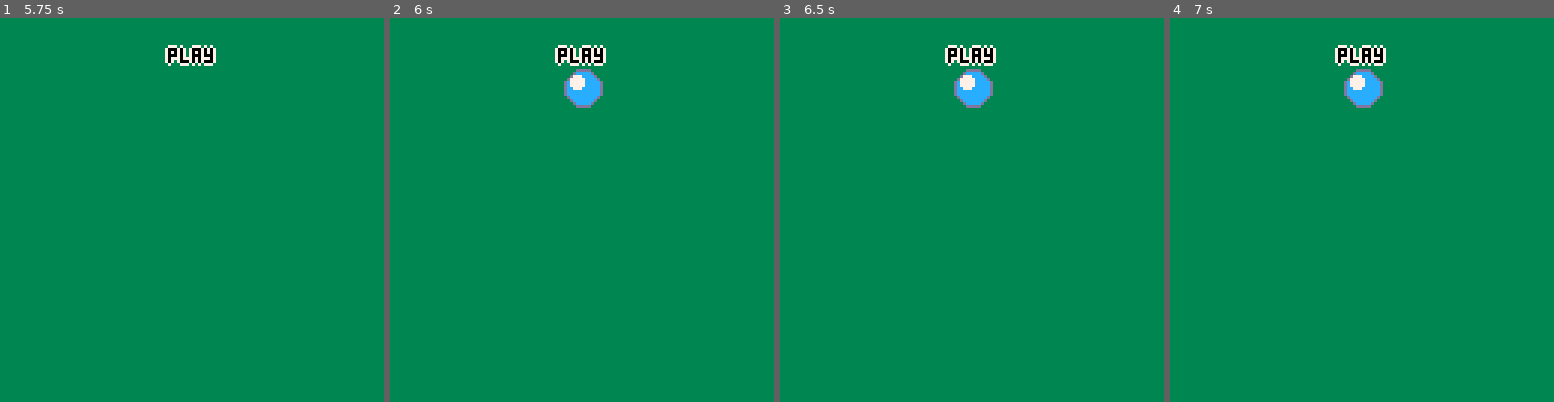
Above: before the commit, frames 1-4 (left to right).
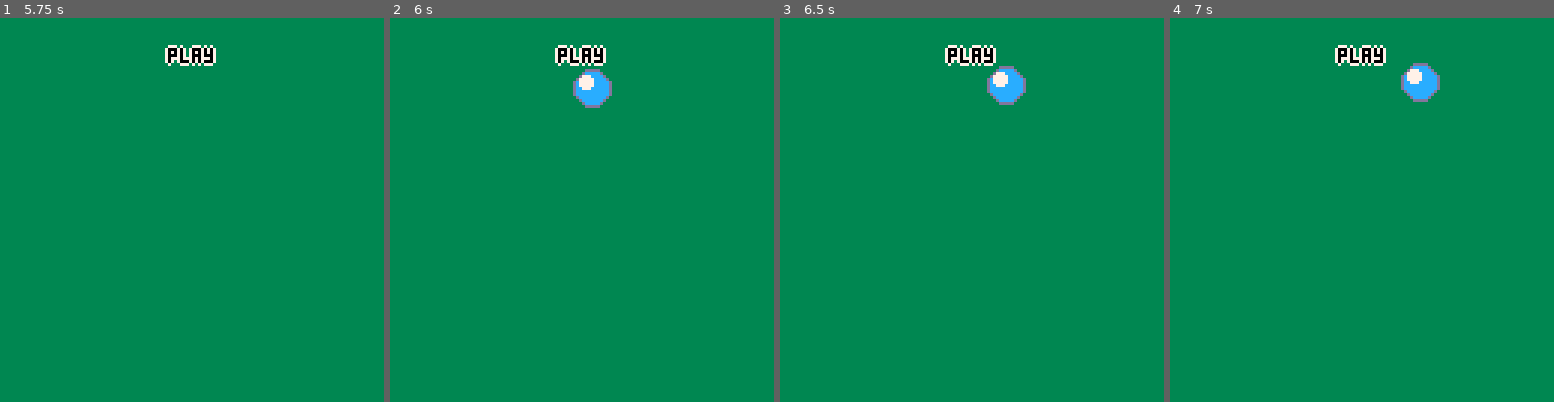
Above: after the commit, the same moments.

Repository: escargames/Anthrax
Game: PICO-8 cartridge Anthrax.p8
Two runs of this game, one before a commit and one after it. Both use one fixed random seed, a clock stepped at 60 frames per second and the inputs below.
Inputs:
- Up to frame 1 (5.75 s): hold Left 1.97-2.37 s; hold Right 2.87-3.53 s; hold Up 3.58-4.08 s; hold Right 4.13-4.53 s; hold Left from 5.13 s (still down)
- Up to frame 2 (6 s): release Left at 5.8 s; hold Up from 5.85 s (still down)
- Up to frame 3 (6.5 s): release Up at 6.18 s; hold Left from 6.23 s (still down)
- Up to frame 4 (7 s): release Left at 6.63 s

Frame 1 is identical in both runs. In frame 2, 0.7% of the frame differs, in the area x 45-58%, y 13-24%; in frame 3, 1.5%; in frame 4, 1.6%, in the area x 45-71%, y 11-24%.

Commit message:
boing boing

Diff:
--- a/Anthrax.p8
+++ b/Anthrax.p8
@@ -31,7 +31,20 @@
           })
       sfx(1)
     end
-    --
+
+    foreach(ball_list, function(b)
+      b.x += b.vx / 30
+      b.y += b.vy / 30
+      if b.vx < 0 and (b.x - b.r) < 0 then
+        b.vx = - b.vx
+      end
+       if b.vx > 0 and (b.x + b.r) > 128 then
+        b.vx = - b.vx
+      end
+       if b.vy > 0 and (b.y + b.r) > 128 then
+        b.vy = - b.vy
+      end
+    end)
     --
     if (btnp(1)) then
       state = "menu"
